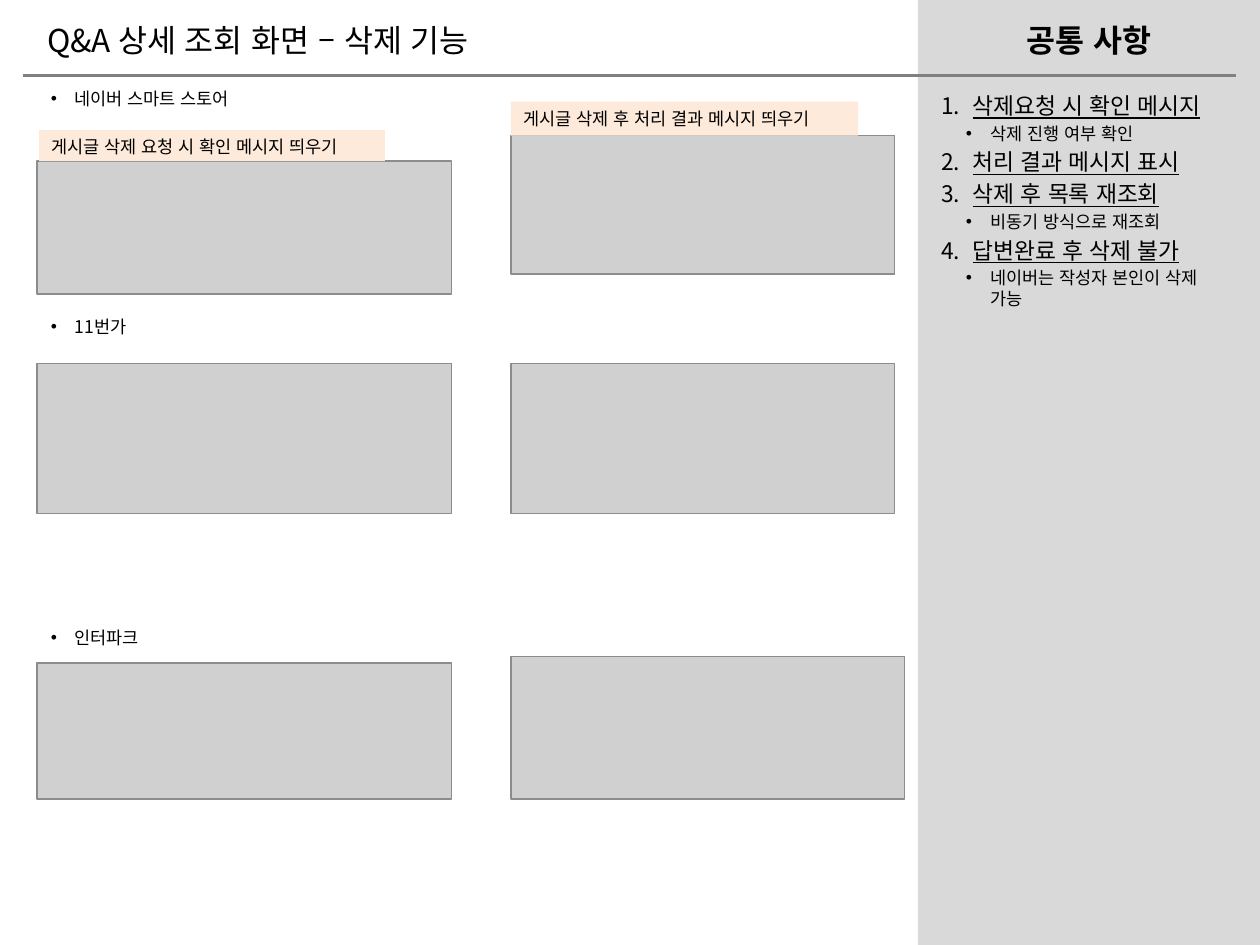
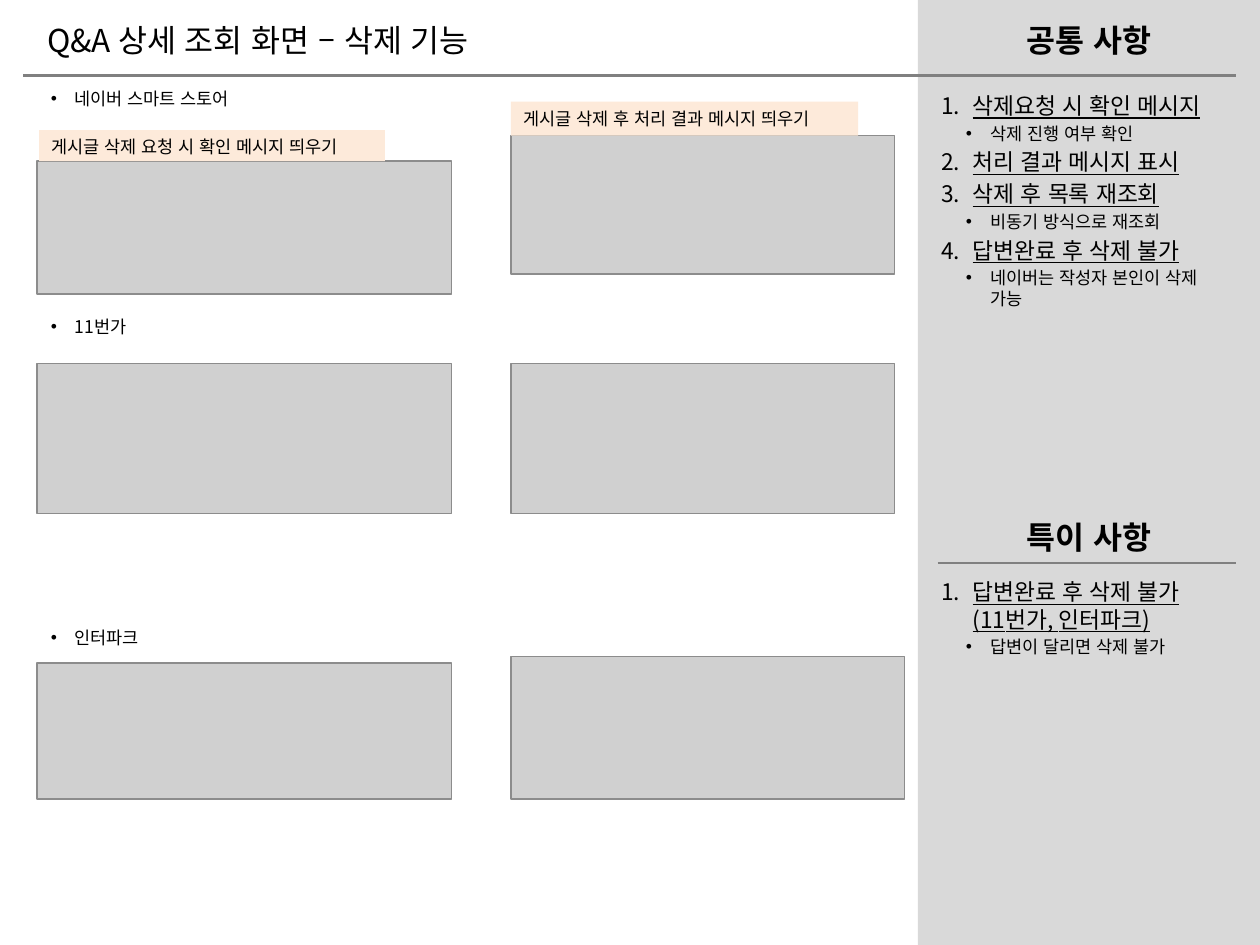
Before and after one commit to catveloper365/project_qnaboard, a slide deck: slide 9 of deliverables/오픈마켓QnA게시판분석/오픈마켓QnA게시판분석_사용자.pptx. Drawn at 1260x945 pixels with LibreOffice and Linux fonts; fonts in the diff are those of the drawing; grey boxes stand for pictures. Boxes give left, top, right and bottom in pixels: in the first picture for what was removed or moved away, otherwise in the second. Text is boxed around its words. In the diff, an @@ line names an element or a change of style, - is before the commit and + after.

Commit message:
Docs: QnA분석 사용자 설명 보완
사용자 기능 - 공통사항, 특이사항 내용 추가
표지의 버전 정보 제거

Related to: #3

```diff
--- a/deliverables/오픈마켓QnA게시판분석/오픈마켓QnA게시판분석_사용자.pptx
+++ b/deliverables/오픈마켓QnA게시판분석/오픈마켓QnA게시판분석_사용자.pptx
@@ text added at <box>1027,522,1151,552</box>, 18 pt, text #000000, bold @@
+특이 사항
@@ line added from (937, 563) to (1236, 563), #808080 1.5 pt @@
@@ text added at <box>973,581,1180,655</box>, 13 pt, text #000000, underline @@
+1. 답변완료 후 삭제 불가
+   (11번가, 인터파크)
+  • 답변이 달리면 삭제 불가
```
Also in this commit, not shown: 10 other slides changed, 1 other file.
